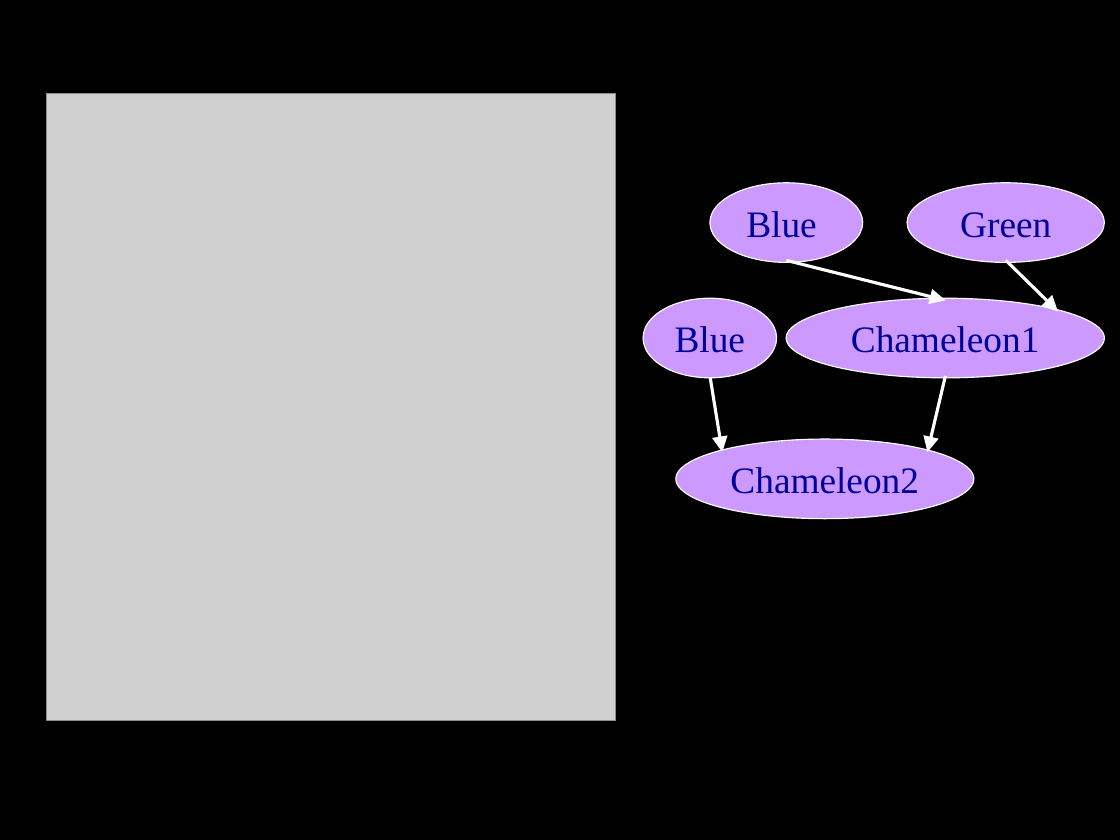
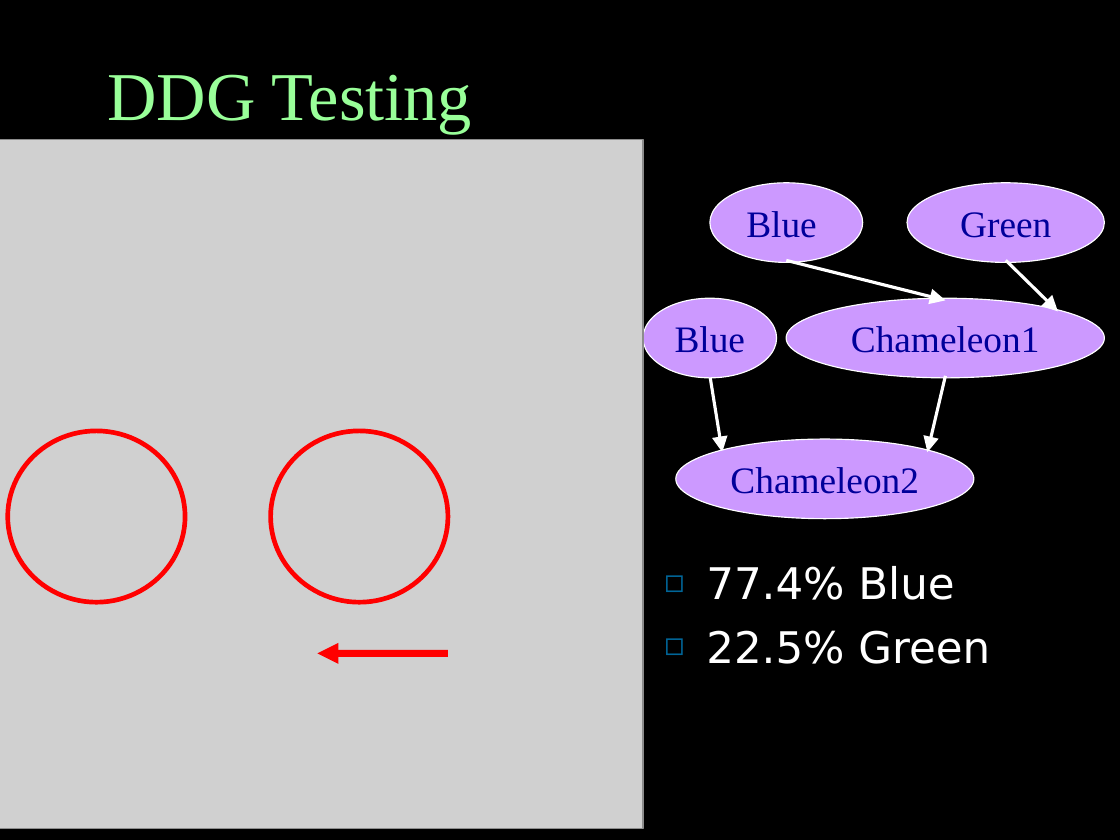
Before and after one commit to vipulkohli/Testing, a slide deck: slide 16 of TestingPres1.ppt (slide 15 before the commit). Drawn at 1120x840 pixels with LibreOffice and Linux fonts; fonts in the diff are those of the drawing; grey boxes stand for pictures. Boxes give left, top, right and bottom in pixels: in the first picture for what was removed or moved away, otherwise in the second. Text is boxed around its words. In the diff, an @@ line names an element or a change of style, - is before the commit and + after.

```diff
--- a/TestingPres1.ppt
+++ b/TestingPres1.ppt
@@ title added at <box>107,74,472,133</box>, 44 pt, text #99FF99 @@
+DDG Testing
@@ picture: place and size @@
-picture at <box>47,93,616,720</box>
+picture at <box>0,140,643,829</box>
@@ ellipse added at <box>8,431,185,603</box>, outline #FF0000 3 pt @@
@@ ellipse added at <box>271,431,448,603</box>, outline #FF0000 3 pt @@
@@ text added at <box>706,566,990,664</box>, 28 pt, text #FFFFFF @@
+◻ 77.4% Blue
+◻ 22.5% Green
@@ arrow added from (448, 653) to (317, 653), #FF0000 4.51 pt @@
```
Also in this commit, not shown: 3 slides added, 1 slide removed.
